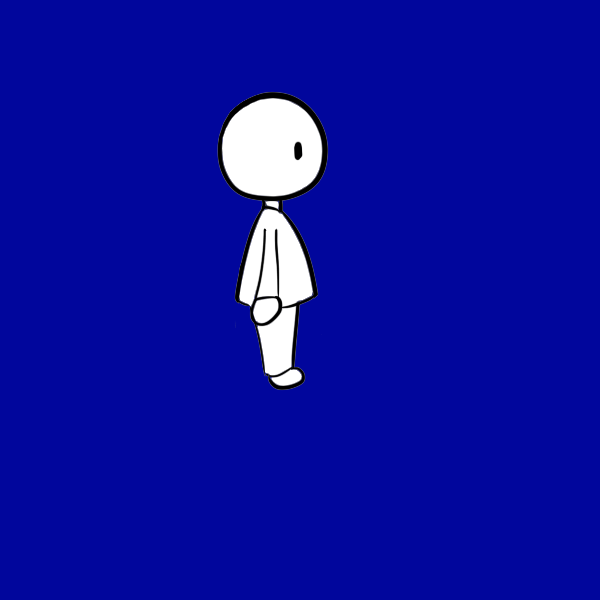
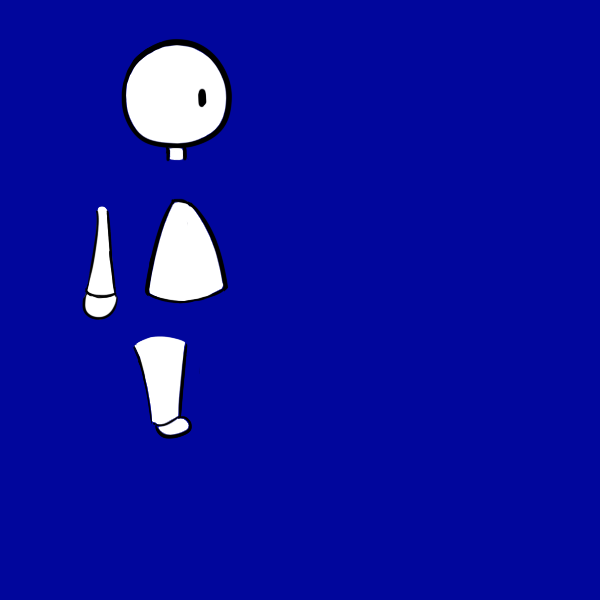
Layer changes from the first 600x600 image to the second:
renamed "Layer4" to "Layer6", hid it, painted on it over [left=82, top=39, right=329, bottom=439]
added group "Set1" with 4 layers above "Layer5" over [left=82, top=38, right=233, bottom=439]
added layer "Layer16" in group "Set1" over [left=133, top=336, right=200, bottom=439]
added layer "Layer15" in group "Set1" over [left=144, top=198, right=229, bottom=304]
added layer "Layer8" in group "Set1" over [left=82, top=206, right=118, bottom=320]
added layer "Layer7" in group "Set1" over [left=121, top=38, right=233, bottom=162]
hid "Layer5", painted on it over [left=82, top=38, right=326, bottom=439]
hid "Layer2", painted on it over [left=217, top=91, right=329, bottom=391]
hid "Layer3", painted on it over [left=220, top=96, right=324, bottom=387]
